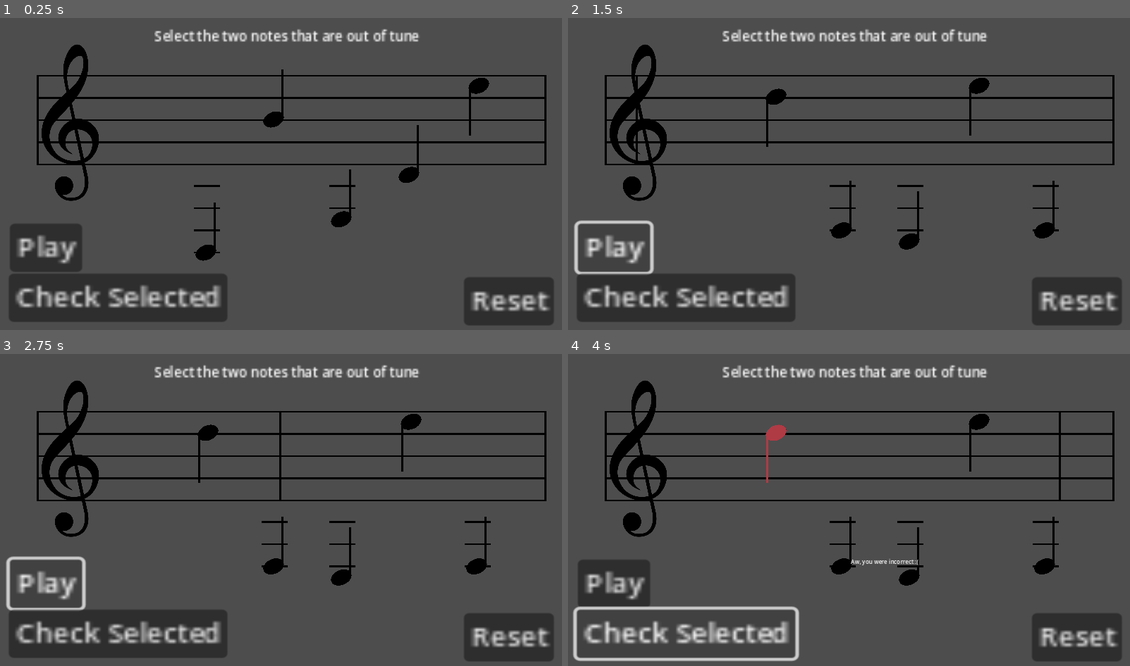
Above: before the commit, frames 1-4 (two rows, left to right).
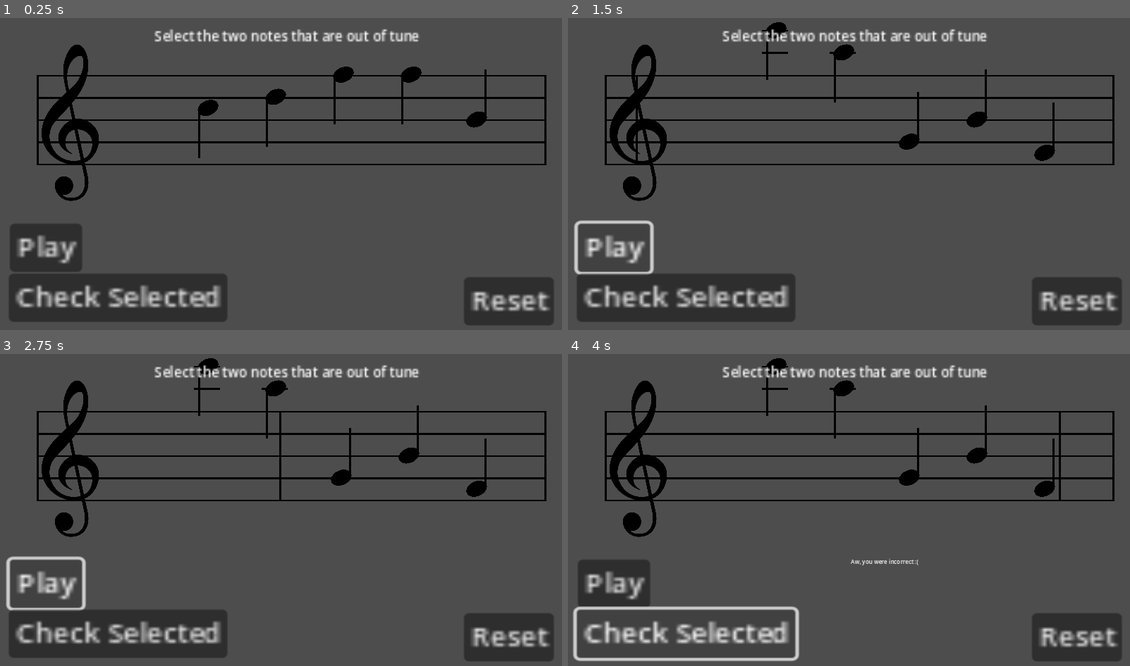
Above: after the commit, the same moments.

Repository: Sniggiho/COMP225-Reluna
Game: Godot game, scene res://Scenes/firstScene.tscn
Same seed, same stepped clock (60 frames per second), same inputs: the game is played once before the commit and once after it.
Inputs (mouse positions are in pixels of both pictures, inside the frame that each line leads up to):
- Up to frame 1 (0.25 s): no input
- Up to frame 2 (1.5 s): click "Reset" at 0.5 s; click "Play" at 1.25 s
- Up to frame 3 (2.75 s): click "Play" at 2 s
- Up to frame 4 (4 s): click (775, 432) at 2.77 s; click "Check Selected" at 3.5 s

The runs differ from the first frame. In frame 1, 1.9% of the frame differs, in the area x 34-88%, y 15-78%; in frame 2, 2.0%; in frame 3, 2.0%; in frame 4, 2.1%, in the area x 34-88%, y 1-75%.

Commit message:
tune creator now takes upper and lower note bounds

Diff:
--- a/Project/Scenes/LevelManager/LevelManager.gd
+++ b/Project/Scenes/LevelManager/LevelManager.gd
@@ -35,10 +35,10 @@
 @export var minDetuneCents : int = 5
 
 ## The minimum octave of notes to generate
-@export var minOct : int = 3
+@export var lowestNote : String = "c4"
 
 ## The maximum octave of notes to generate
-@export var maxOct : int = 5
+@export var highestNote : String = "c6"
 
 ## Direction of detune, that is sharp or flat or both.
 ## Sharp indicates increasing cents (detuneDirection =  1).
@@ -91,7 +91,7 @@
 	staffGapHeight = musicStaff.getLineHeight()
 	_tuneCreator.lineHeight = staffGapHeight
 	_tuneCreator.givePath(path)
-	_tuneCreator.setupRand(numAccidentals, bySharp, minOct, maxOct, listOfDetunedNotes, detuneDirection, maxDetuneCents, minDetuneCents)
+	_tuneCreator.setupRand(numAccidentals, bySharp, lowestNote, highestNote, listOfDetunedNotes, detuneDirection, maxDetuneCents, minDetuneCents)
 
 
 	pass
--- a/Project/Scenes/TuneCreator/TuneCreator.gd
+++ b/Project/Scenes/TuneCreator/TuneCreator.gd
@@ -50,8 +50,8 @@
 ## For use in free play mode, the user's selection of difficulty is passed to
 ## the Tune Creator for the generation of notes.
 ## _tuneCreator.setUpRand(numAccidentals, bySharp, minOct, maxOct, listOfDetunedNotes, detuneDirection, maxDetuneCents, minDetuneCents)
-func setupRand(numAccidentals, bySharps, minOct, maxOct, detunedList, detuneDir, maxDetuneCents, minDetuneCents) -> void:
-	self._possibleNotes = _createNoteArrayInKey(numAccidentals,bySharps,minOct,maxOct)
+func setupRand(numAccidentals, bySharps, lowestNote, highestNote, detunedList, detuneDir, maxDetuneCents, minDetuneCents) -> void:
+	self._possibleNotes = _createNoteArrayInKey(numAccidentals,bySharps,lowestNote,highestNote)
 	self._bySharps = bySharps
 	self._numNotes = len(detunedList)
 	self._detunedList = detunedList
@@ -169,15 +169,15 @@
 ##			number of accidentals for the desired key
 ##		bySharps : boolean
 ##			if true adds accidentals as sharps; otherwise adds them as flats
-##		lowOct : int
-##			lowest octave from which to include note (inclusive)
+##		lowest : int
+##			all notes in key must be this or higher (inclusive)
 ##		highOct : int
-##			lowest octave from which to include note (inclusive)
+##			all notes in key must be lower than this (exclusive)
 ##
 ##	Return:
 ##		allNotes : array
 ##			array containing the names of all notes found in the given key
-func _createNoteArrayInKey(accidentals, bySharps, lowOct, highOct) -> Array:
+func _createNoteArrayInKey(accidentals, bySharps, lowestNote, highestNote) -> Array:
 
 	assert(accidentals<=6) # cannot have more than 6 accidentals
 	# sharps order is: F – C – G – D – A – E – B
@@ -202,13 +202,40 @@
 		for i in range(accidentals, 7):
 			notesInKey.append(naturalsForFlats[i])
 
-	for oct in range(lowOct,highOct+1):
+	var lowOct = int(lowestNote[-1])
+	var highOct = int(highestNote[-1])
+
+	for oct in range(lowOct,highOct+1): # creates the scale in all of the possible octaves
 		for note in notesInKey:
 			allNotes.append(note+str(oct))
 
-	print("Current key contains:", allNotes)
-	return allNotes
+	var allNotesCorrectRange = []
+	for n in allNotes: # narrows down to only the permitted notes
+		if self.compareNotes(n, lowestNote) and self.compareNotes(highestNote, n):
+			allNotesCorrectRange.append(n)
+
+
+	print("Current key contains:", allNotesCorrectRange)
+	return allNotesCorrectRange
 
 ## return if scale is sharp or flat
 func getBySharps() -> bool:
 	return self._bySharps
+
+## returns true if the first note is higher than or equal to the second note, and false if the second note is higher
+func compareNotes(n1,n2) -> bool:
+	var oct1 = int(n1[-1])
+	var oct2 = int(n2[-1])
+
+	var noteOrder = ["c","c-","d","d-","e","f","f-","g","g-","a","a-","b"]
+
+	if oct1 > oct2:
+		return true
+	elif oct1 < oct2:
+		return false
+	else: #if they're in the same octave
+		var noteNum1 = noteOrder.rfind(n1.left(-1))
+		var noteNum2 = noteOrder.rfind(n2.left(-1))
+		if noteNum1 >= noteNum2:
+			return true
+	return false
